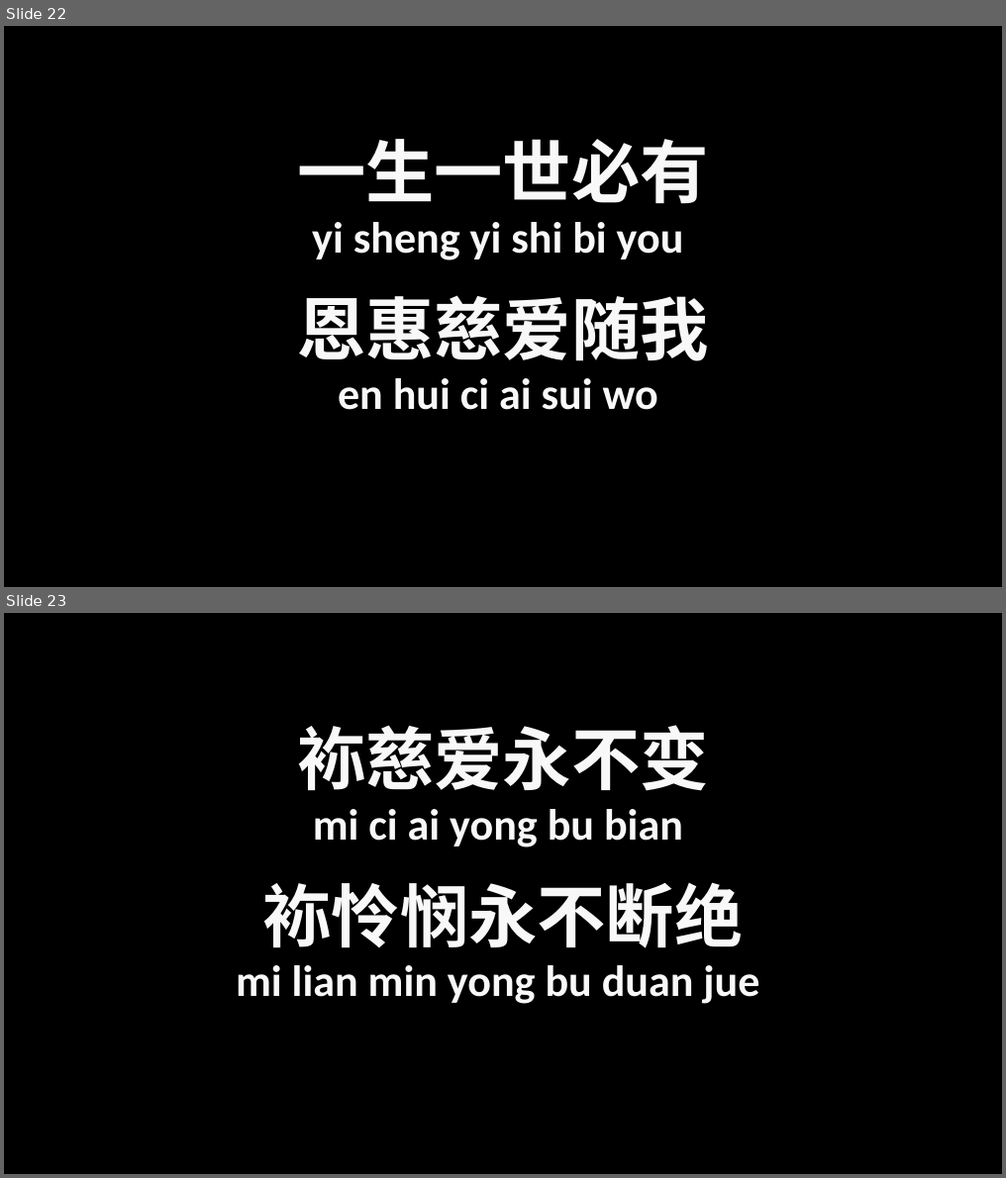
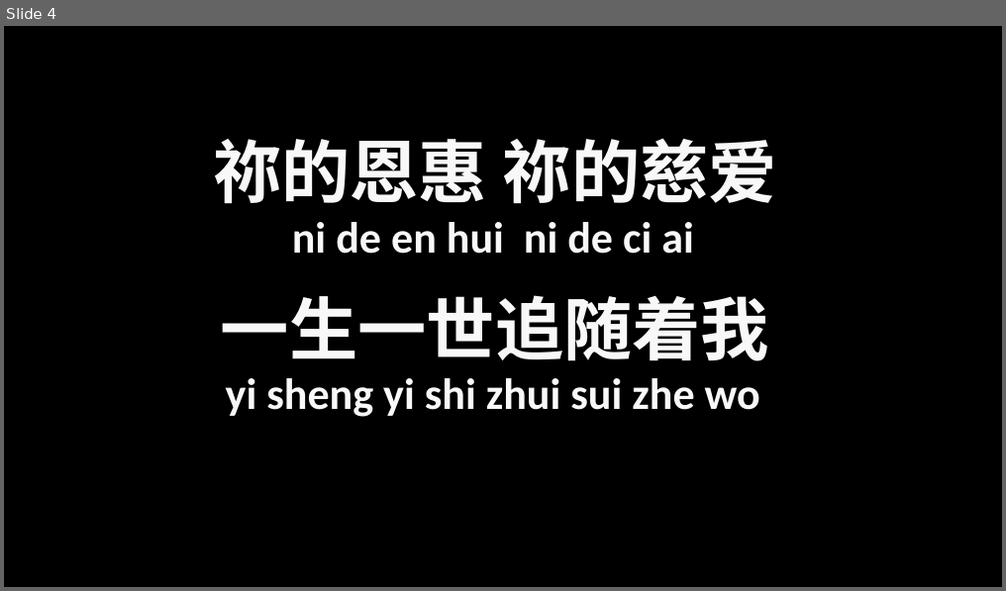
Before and after one commit to HowHow06/pptGenerator, a slide deck: output.pptx. Shown one above the other, each under a label of ours: slides 22 and 23 before the commit, slide 4 after it. The pictures are 1006x1178 and 1006x591 pixels, drawn with LibreOffice and Linux fonts; fonts in the diff are those of the drawing; background and template pictures are left out. Boxes give left, top, right and bottom in pixels: in the first picture for what was removed or moved away, otherwise in the second. Text is boxed around its words. In the diff, an @@ line names an element or a change of style, - is before the commit and + after.

```diff
--- a/output.pptx
+++ b/output.pptx
@@ slide 23 removed at bbox=[4, 613, 1002, 1174], background picture (left out) @@
@@ text removed at bbox=[297, 725, 709, 791] @@
-袮慈爱永不变
@@ text removed at bbox=[313, 809, 683, 848] @@
-mi ci ai yong bu bian
@@ text removed at bbox=[262, 882, 743, 949] @@
-袮怜悯永不断绝
@@ text removed at bbox=[236, 965, 759, 1004] @@
-mi lian min yong bu duan jue
@@ what was slide 22 is now slide 4 @@
@@ slide 4 changed as well @@
@@ text at bbox=[213, 138, 777, 204]: text changed @@
-一生一世必有
+祢的恩惠 祢的慈爱
@@ text at bbox=[292, 222, 694, 254]: text changed @@
-yi sheng yi shi bi you
+ni de en hui ni de ci ai
@@ text at bbox=[221, 295, 769, 362]: text changed @@
-恩惠慈爱随我
+一生一世追随着我
@@ text at bbox=[226, 378, 760, 417]: text changed @@
-en hui ci ai sui wo
+yi sheng yi shi zhui sui zhe wo
```
Also in this commit, not shown: 4 other slides changed, 6 slides added, 29 other slides removed, 4 other files.
